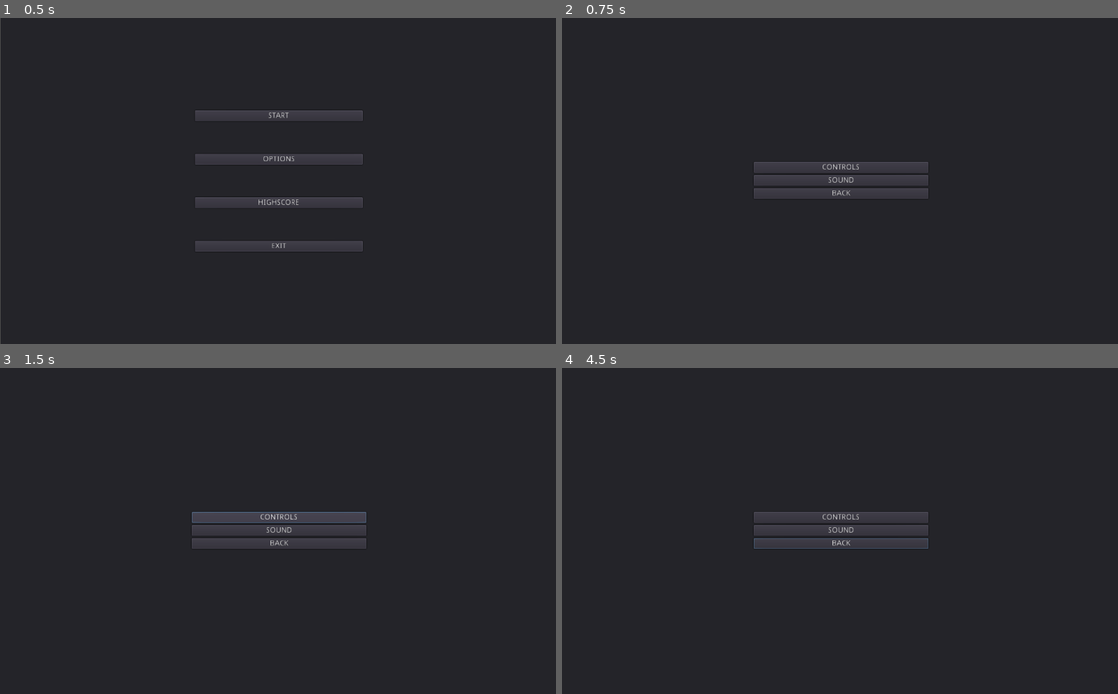
Above: before the commit, frames 1-4 (two rows, left to right).
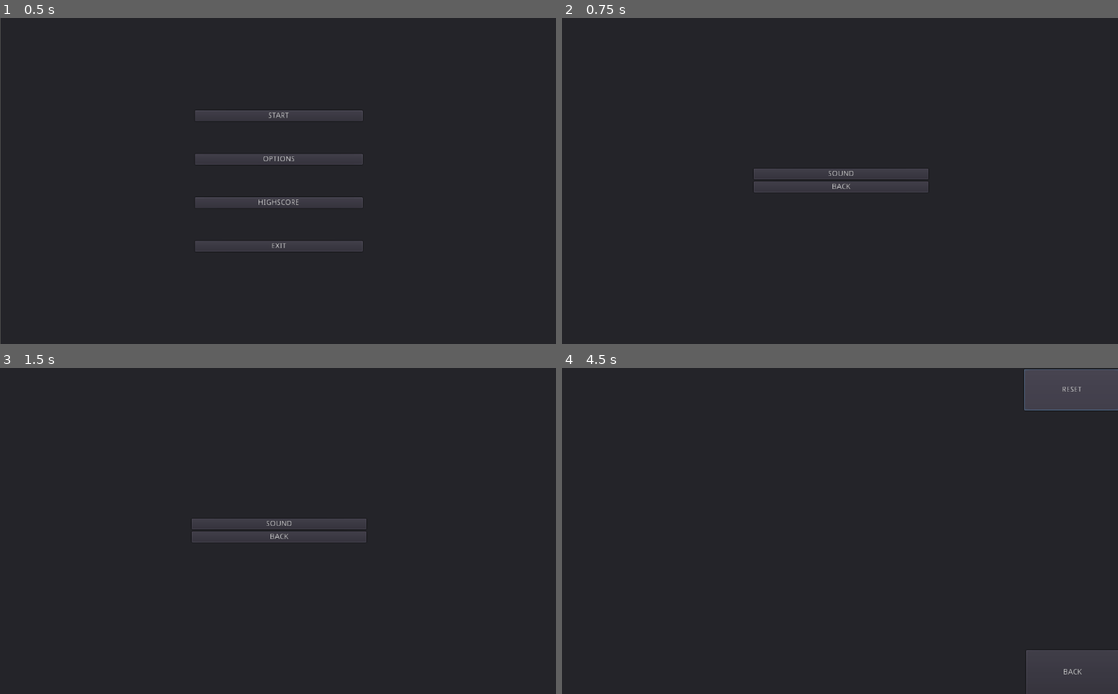
Above: after the commit, the same moments.

Repository: DominikWolek/bomber-game
Game: Godot game, scene res://GUI/MainMenuScene.tscn
Two runs of this game, one before a commit and one after it. Both use one fixed random seed, a clock stepped at 60 frames per second and the inputs below.
Inputs (mouse positions are in pixels of both pictures, inside the frame that each line leads up to):
- Up to frame 1 (0.5 s): no input
- Up to frame 2 (0.75 s): click "OPTIONS" at 0.5 s
- Up to frame 3 (1.5 s): click (278, 517) at 1.25 s, where only the run before the commit has a clickable "CONTROLS"
- Up to frame 4 (4.5 s): click "SOUND" at 2 s; click "BACK" at 2.75 s; click (840, 553) at 3.5 s, where only the run after the commit has a clickable "HIGHSCORE"; click (1073, 390) at 4.25 s, where only the run after the commit has a clickable "RESET"

Frame 1 is identical in both runs. In frame 2, 1.6% of the frame differs, in the area x 34-66%, y 44-56%; in frame 3, 1.8%; in frame 4, 5.5%, in the area x 34-100%, y 0-100%.

Commit message:
HighscoreScene with buttons

Diff:
--- /dev/null
+++ b/Bomberman/BackButton.gd
@@ -0,0 +1,13 @@
+extends Button
+
+# Declare member variables here. Examples:
+# var a = 2
+# var b = "text"
+
+# Called when the node enters the scene tree for the first time.
+func _ready():
+	pass # Replace with function body.
+
+# Called every frame. 'delta' is the elapsed time since the previous frame.
+#func _process(delta):
+#	pass
--- /dev/null
+++ b/Bomberman/GUI/BackButton.gd
@@ -0,0 +1,16 @@
+extends Button
+
+# Declare member variables here. Examples:
+# var a = 2
+# var b = "text"
+
+# Called when the node enters the scene tree for the first time.
+func _ready():
+	pass # Replace with function body.
+
+# Called every frame. 'delta' is the elapsed time since the previous frame.
+#func _process(delta):
+#	pass
+
+func _on_BackButton_pressed():
+	get_tree().change_scene( "res://GUI/MainMenuScene.tscn");
--- /dev/null
+++ b/Bomberman/GUI/ExitButton.gd
@@ -0,0 +1,16 @@
+extends Button
+
+# Declare member variables here. Examples:
+# var a = 2
+# var b = "text"
+
+# Called when the node enters the scene tree for the first time.
+func _ready():
+	pass # Replace with function body.
+
+# Called every frame. 'delta' is the elapsed time since the previous frame.
+#func _process(delta):
+#	pass
+
+func _on_ExitButton_pressed():
+	get_tree().quit();
--- /dev/null
+++ b/Bomberman/GUI/HighscoreButton.gd
@@ -0,0 +1,16 @@
+extends Button
+
+# Declare member variables here. Examples:
+# var a = 2
+# var b = "text"
+
+# Called when the node enters the scene tree for the first time.
+func _ready():
+	pass # Replace with function body.
+
+# Called every frame. 'delta' is the elapsed time since the previous frame.
+#func _process(delta):
+#	pass
+
+func _on_HighscoreButton_pressed():
+	get_tree().change_scene( "res://GUI/HighscoreScene.tscn");
--- /dev/null
+++ b/Bomberman/GUI/HighscoreScene.tscn
@@ -0,0 +1,26 @@
+[gd_scene load_steps=2 format=2]
+
+[ext_resource path="res://GUI/BackButton.gd" type="Script" id=1]
+
+[node name="Node2D" type="Node2D"]
+
+[node name="Panel" type="Panel" parent="."]
+margin_right = 1026.0
+margin_bottom = 601.0
+
+[node name="ResetButton" type="Button" parent="Panel"]
+margin_left = 851.0
+margin_top = 2.0
+margin_right = 1027.0
+margin_bottom = 78.0
+text = "RESET"
+
+[node name="BackButton" type="Button" parent="Panel"]
+margin_left = 855.0
+margin_top = 519.0
+margin_right = 1026.0
+margin_bottom = 602.0
+text = "BACK"
+script = ExtResource( 1 )
+
+[connection signal="pressed" from="Panel/BackButton" to="Panel/BackButton" method="_on_BackButton_pressed"]
--- a/Bomberman/GUI/MainMenuScene.tscn
+++ b/Bomberman/GUI/MainMenuScene.tscn
@@ -1,6 +1,9 @@
-[gd_scene load_steps=2 format=2]
+[gd_scene load_steps=5 format=2]
 
-[ext_resource path="res://GUI/SettingsButton.gd" type="Script" id=1]
+[ext_resource path="res://GUI/StartButton.gd" type="Script" id=1]
+[ext_resource path="res://GUI/SettingsButton.gd" type="Script" id=2]
+[ext_resource path="res://GUI/HighscoreButton.gd" type="Script" id=3]
+[ext_resource path="res://GUI/ExitButton.gd" type="Script" id=4]
 
 [node name="Node2D" type="Node2D"]
 
@@ -23,24 +26,30 @@
 margin_right = 309.0
 margin_bottom = 190.0
 text = "START"
+script = ExtResource( 1 )
 
 [node name="SettingsButton" type="Button" parent="Panel/VBoxContainer"]
 margin_top = 250.0
 margin_right = 309.0
 margin_bottom = 270.0
 text = "OPTIONS"
-script = ExtResource( 1 )
+script = ExtResource( 2 )
 
 [node name="HighscoreButton" type="Button" parent="Panel/VBoxContainer"]
 margin_top = 330.0
 margin_right = 309.0
 margin_bottom = 350.0
 text = "HIGHSCORE"
+script = ExtResource( 3 )
 
 [node name="ExitButton" type="Button" parent="Panel/VBoxContainer"]
 margin_top = 410.0
 margin_right = 309.0
 margin_bottom = 430.0
 text = "EXIT"
+script = ExtResource( 4 )
 
+[connection signal="pressed" from="Panel/VBoxContainer/StartButton" to="Panel/VBoxContainer/StartButton" method="_on_StartButton_pressed"]
 [connection signal="pressed" from="Panel/VBoxContainer/SettingsButton" to="Panel/VBoxContainer/SettingsButton" method="_on_SettingsButton_pressed"]
+[connection signal="pressed" from="Panel/VBoxContainer/HighscoreButton" to="Panel/VBoxContainer/HighscoreButton" method="_on_HighscoreButton_pressed"]
+[connection signal="pressed" from="Panel/VBoxContainer/ExitButton" to="Panel/VBoxContainer/ExitButton" method="_on_ExitButton_pressed"]
--- a/Bomberman/GUI/SettingsScene.tscn
+++ b/Bomberman/GUI/SettingsScene.tscn
@@ -1,4 +1,6 @@
-[gd_scene format=2]
+[gd_scene load_steps=2 format=2]
+
+[ext_resource path="res://GUI/BackButton.gd" type="Script" id=1]
 
 [node name="Node2D" type="Node2D"]
 
@@ -15,20 +17,17 @@
 margin_bottom = 602.0
 alignment = 1
 
-[node name="Button" type="Button" parent="Panel/VBoxContainer"]
-margin_top = 269.0
+[node name="SoundButton" type="Button" parent="Panel/VBoxContainer"]
+margin_top = 281.0
 margin_right = 322.0
-margin_bottom = 289.0
-text = "CONTROLS"
-
-[node name="Button2" type="Button" parent="Panel/VBoxContainer"]
-margin_top = 293.0
-margin_right = 322.0
-margin_bottom = 313.0
+margin_bottom = 301.0
 text = "SOUND"
 
-[node name="Button4" type="Button" parent="Panel/VBoxContainer"]
-margin_top = 317.0
+[node name="BackButton" type="Button" parent="Panel/VBoxContainer"]
+margin_top = 305.0
 margin_right = 322.0
-margin_bottom = 337.0
+margin_bottom = 325.0
 text = "BACK"
+script = ExtResource( 1 )
+
+[connection signal="pressed" from="Panel/VBoxContainer/BackButton" to="Panel/VBoxContainer/BackButton" method="_on_BackButton_pressed"]
--- /dev/null
+++ b/Bomberman/GUI/StartButton.gd
@@ -0,0 +1,16 @@
+extends Button
+
+# Declare member variables here. Examples:
+# var a = 2
+# var b = "text"
+
+# Called when the node enters the scene tree for the first time.
+func _ready():
+	pass # Replace with function body.
+
+# Called every frame. 'delta' is the elapsed time since the previous frame.
+#func _process(delta):
+#	pass
+
+func _on_StartButton_pressed():
+	get_tree().change_scene( "res://GUI/FirstStartScene.tscn");
